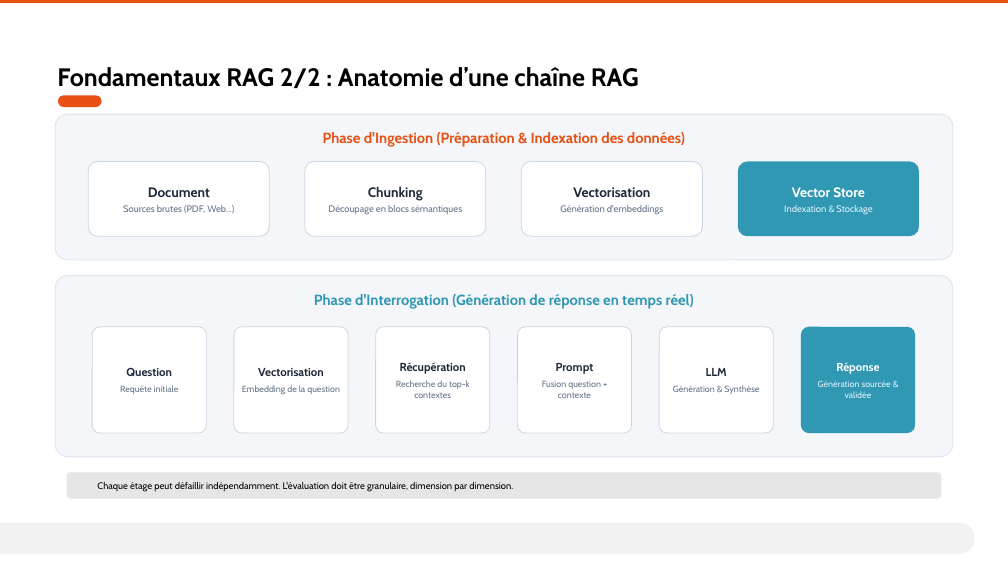
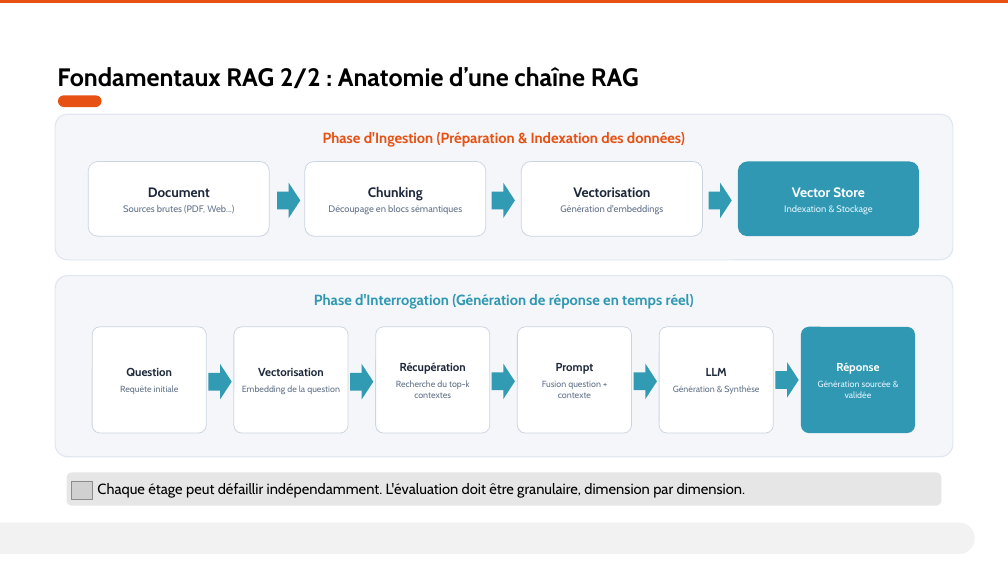
Before and after one commit to AurelienLELEU/memoire, a slide deck: slide 6 of Évaluer la cohérence et la fiabilité d'un système RAG en contexte industriel critique.pptx. Drawn at 1008x567 pixels with LibreOffice and Linux fonts; fonts in the diff are those of the drawing; grey boxes stand for pictures; background and template pictures are left out. Boxes give left, top, right and bottom in pixels: in the first picture for what was removed or moved away, otherwise in the second. Text is boxed around its words. In the diff, an @@ line names an element or a change of style, - is before the commit and + after.

```diff
--- a/Évaluer la cohérence et la fiabilité d'un système RAG en contexte industriel critique.pptx
+++ b/Évaluer la cohérence et la fiabilité d'un système RAG en contexte industriel critique.pptx
@@ right arrow added at bbox=[278, 183, 301, 219], fill #309BB2 @@
@@ right arrow added at bbox=[492, 183, 515, 219], fill #309BB2 @@
@@ right arrow added at bbox=[709, 183, 732, 219], fill #309BB2 @@
@@ right arrow added at bbox=[209, 364, 232, 399], fill #309BB2 @@
@@ right arrow added at bbox=[350, 364, 374, 399], fill #309BB2 @@
@@ right arrow added at bbox=[492, 364, 515, 399], fill #309BB2 @@
@@ right arrow added at bbox=[634, 364, 657, 399], fill #309BB2 @@
@@ right arrow added at bbox=[776, 362, 799, 398], fill #309BB2 @@
@@ rounded rectangle: place and size @@
-rounded rectangle at bbox=[67, 473, 941, 499]
+rounded rectangle at bbox=[67, 473, 941, 506]
@@ picture added at bbox=[71, 481, 92, 499] @@
@@ text "Chaque étage peut défaillir indépendamment. ..." at bbox=[97, 483, 746, 498]: size 9 to 14 pt @@
```
Also in this commit, not shown: 5 other slides changed, 1 other file.
